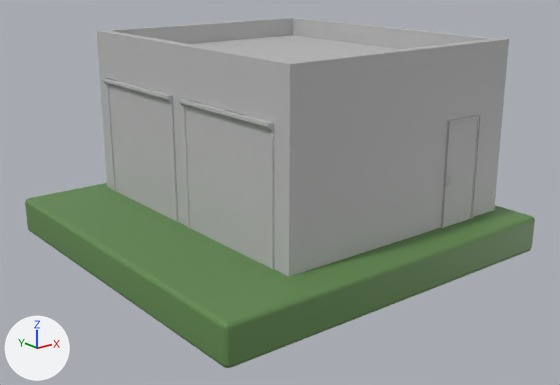
Before and after pictures for a commit that changed the FBX model Assets/Prefabs/ConstructionScene/Import/Garage_tile.fbx.
Camera for both pictures: a 50 mm lens placed at (-1.242, -1.591, 0.671), pointed at (-0.006, -0.046, 0.052). Lighting does not change. The marker at lower left points along +X, +Y and +Z. The picture after the commit comes second. Where no turn or scale is listed for an object, it has been applied to the vertices.
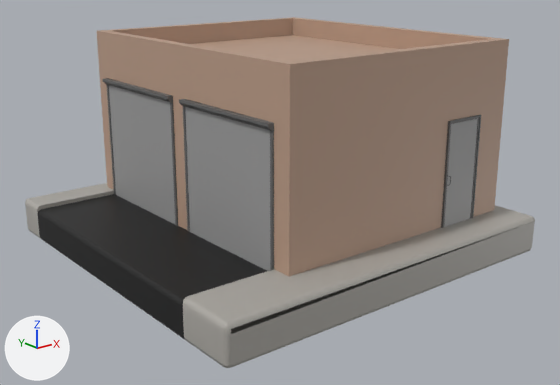
Where the newer file only moved an object's origin or applied its transform, the numbers keep the older frame.

Changed parts and their boxes (x1, y1, x2, y2) in the pictures (560 x 385 px; the box of a moved part takes in the faces that stretch with it):
part 1 of me_mesh, moved or reshaped: (25, 84, 534, 367) in both
part 2 of me_mesh, recoloured (grey to beige): (97, 17, 509, 276) in both
part 3 of me_mesh, recoloured: (109, 85, 478, 267) in both
part 4 of me_mesh, recoloured: (103, 78, 481, 270) in both
part 5 of me_mesh, recoloured: (25, 199, 535, 368) in both

Edits to the bpy script that builds the scene:
```text
Add mat_briks:
    mat_briks = principled_material('Briks')
    mat_briks.base_color = (0.5, 0.334, 0.245)  # beige #bc9c88
Add mat_vorota:
    mat_vorota = principled_material('Vorota')
    mat_vorota.base_color = (0.338, 0.338, 0.338)  # grey #9d9d9d
Add mat_rama:
    mat_rama = principled_material('Rama')
    mat_rama.base_color = (0.129, 0.129, 0.129)  # dark grey #656565
Add mat_asphalt:
    mat_asphalt = principled_material('Asphalt')
    mat_asphalt.base_color = (0.007, 0.007, 0.007)  # black #141414
Add mat_bordur:
    mat_bordur = principled_material('Bordur')
    mat_bordur.base_color = (0.416, 0.399, 0.368)  # grey #ada9a3
Change me_mesh:
    used by ob_pcube3; location = (0.0, 0.0, 0.0)
    remove me_mesh.from_pydata(...)  # 364 vertices, 315 faces; spans x -0.5..0.5, y -0.5..0.5, z -0.1..0.455
    add me_mesh.from_pydata(...)  # 402 vertices, 351 faces; spans x -0.5..0.5, y -0.5..0.5, z -0.1..0.455
    me_mesh part 1
    18 faces are deleted
    40 vertices in x -0.268..0.451, y -0.406..0.45, z 0.0..0.004 move by (0.0, 0.0, -0.013)
    2 vertices are added at (-0.496, -0.348, -0.014), (-0.496, 0.402, -0.014)
    12 new vertices lie (0.0, 0.14, 0.0) away from vertices in x -0.5..0.5, y -0.488, z -0.1..0.0
    12 new vertices lie (0.0, -0.086, 0.0) away from vertices in x -0.5..0.5, y 0.488, z -0.1..0.0
    12 new vertices lie (0.0, 0.0, -0.011) away from vertices in x -0.5..0.488, y -0.5..0.5, z -0.012..0.0
    42 new faces join them, mat_bordur (grey #ada9a3)
    12 new faces join them, mat_asphalt (black #141414)
    me_mesh part 2: 13 faces spanning x -0.264..0.451, y -0.4..0.45, z -0.013..0.455 switch from mat_garage (grey #bcbcbc) to mat_briks (beige #bc9c88)
    me_mesh part 3: 3 faces spanning x -0.266..0.345, y -0.403..0.394, z -0.013..0.312 switch from mat_garage (grey #bcbcbc) to mat_vorota (grey #9d9d9d)
    me_mesh part 4: 245 faces spanning x -0.279..0.353, y -0.411..0.402, z -0.013..0.328 switch from mat_garage (grey #bcbcbc) to mat_rama (dark grey #656565)
    me_mesh part 5: 36 faces spanning x -0.5..0.5, y -0.5..0.5, z -0.1..0.0 switch from mat_base (green #628a50) to mat_bordur (grey #ada9a3)
    add me_mesh.materials.append(mat_asphalt)  # black #141414
```
